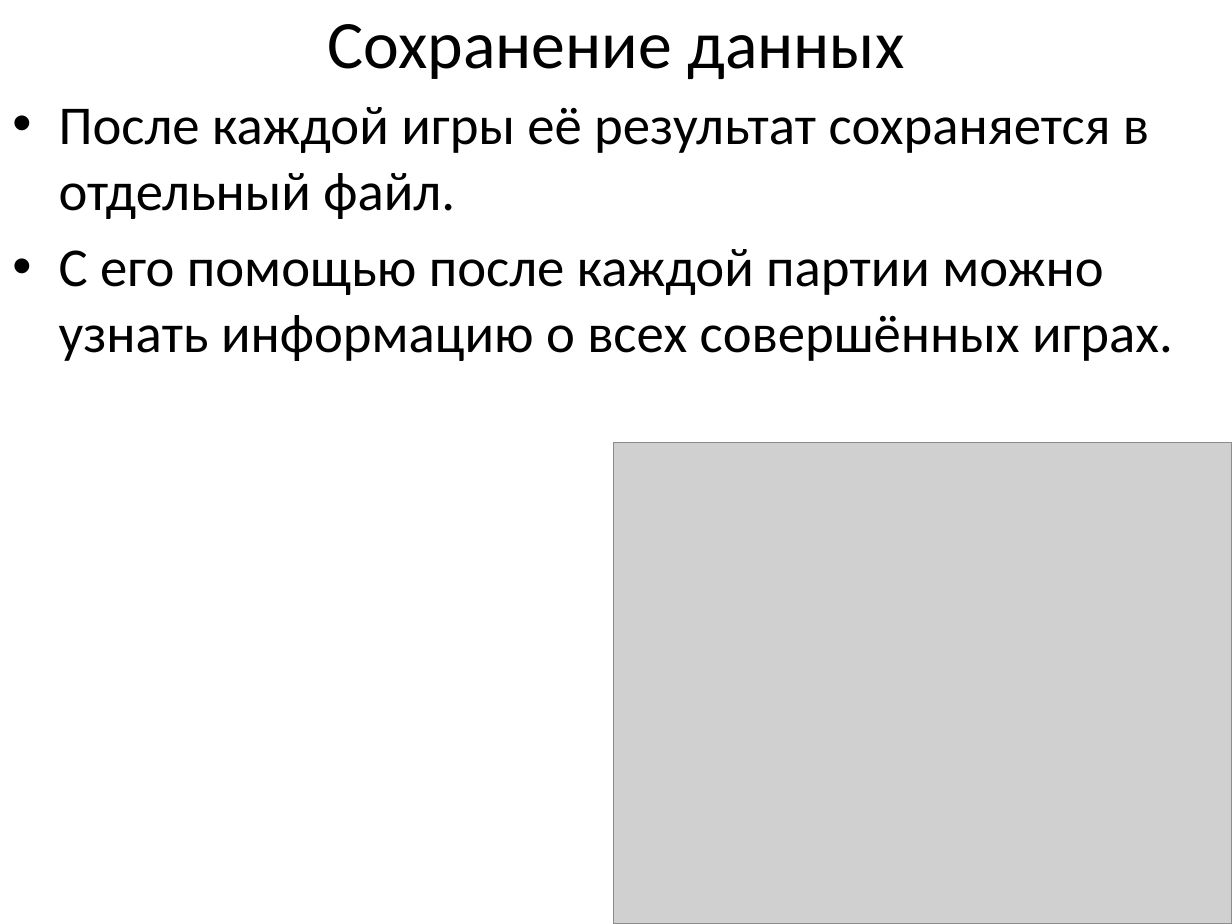
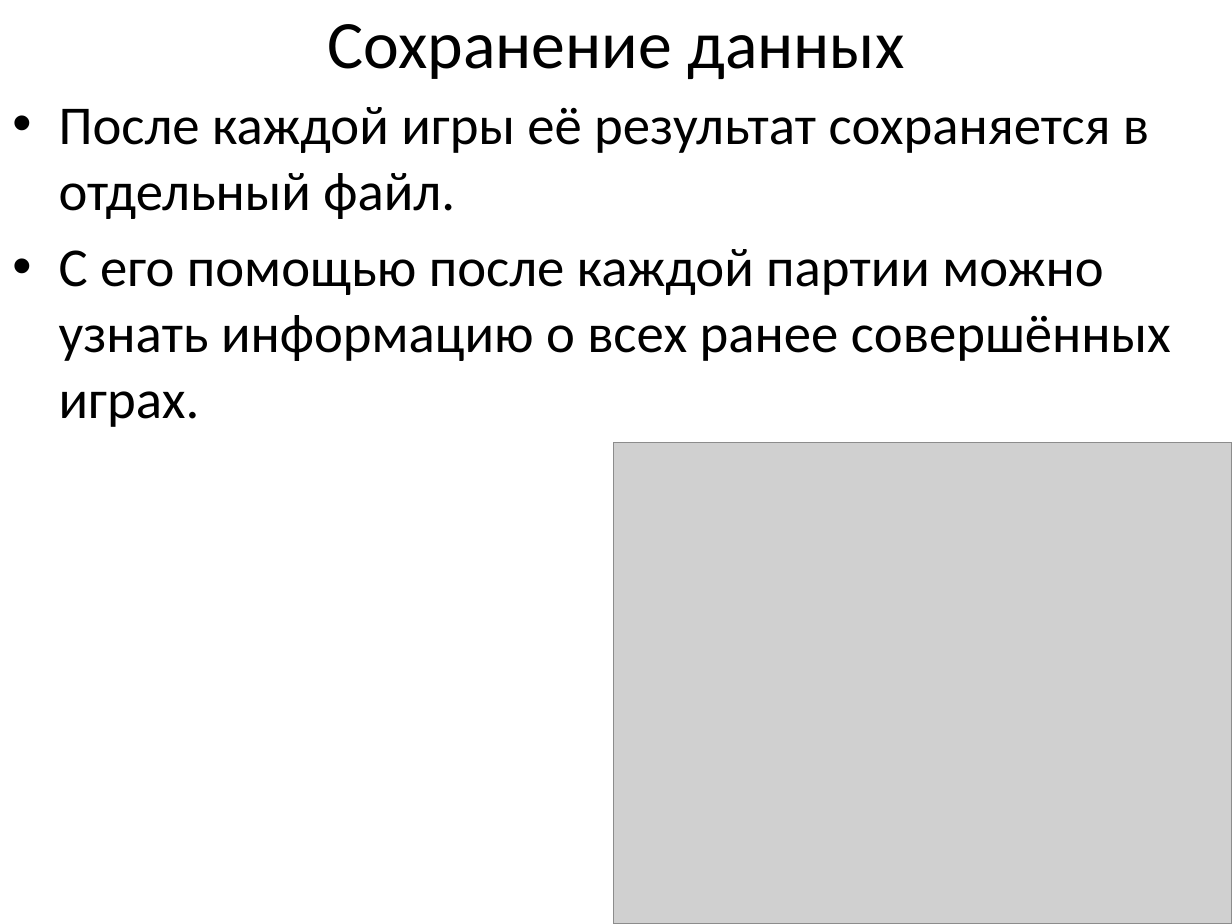
Before and after one commit to AlexandrChernodarov/yandexpygameproject, a slide deck: slide 5 of presentation.pptx. Drawn at 1232x924 pixels with LibreOffice and Linux fonts; fonts in the diff are those of the drawing; grey boxes stand for pictures. Boxes give left, top, right and bottom in pixels: in the first picture for what was removed or moved away, otherwise in the second. Text is boxed around its words. In the diff, an @@ line names an element or a change of style, - is before the commit and + after.

```diff
--- a/presentation.pptx
+++ b/presentation.pptx
@@ text at [59,249,1171,427]: text changed @@
-• С его помощью после каждой партии можно узнать информацию о всех совершённых играх.
+• С его помощью после каждой партии можно узнать информацию о всех ранее совершённых играх.
```
Also in this commit, not shown: 2 other slides changed, 1 other file.
